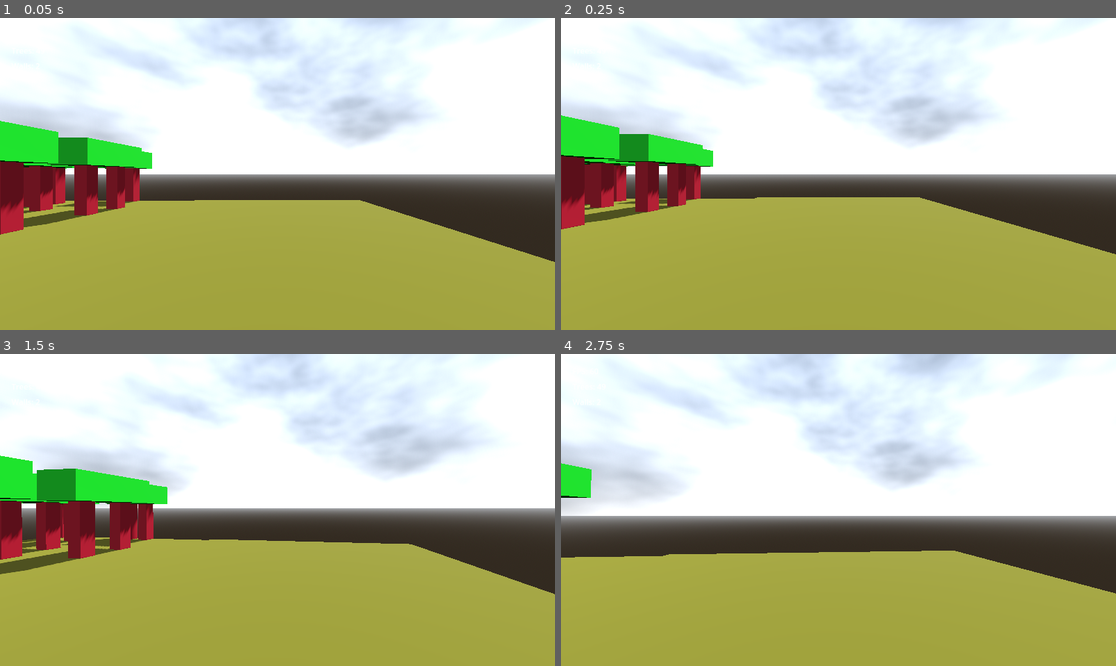
Above: before the commit, frames 1-4 (two rows, left to right).
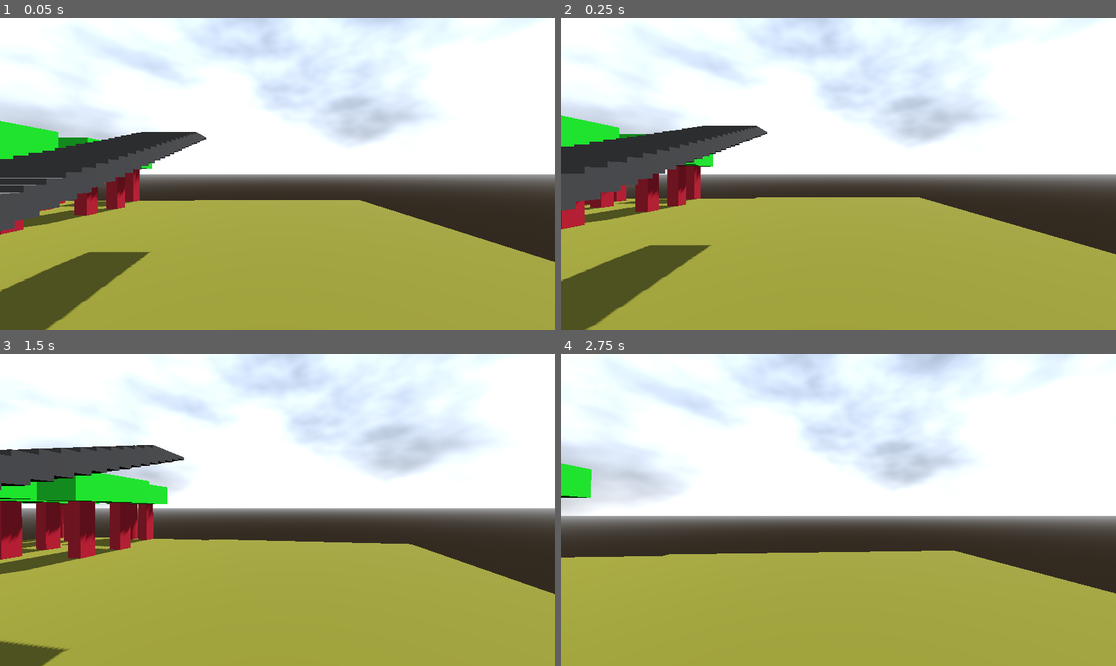
Above: after the commit, the same moments.

Repository: imekon/fps4
Game: Godot game, scene res://scenes/main.tscn
The game is run twice, just before and just after one commit, with the same random seed, the same clock (stepped at 60 frames per second) and the same inputs.
Inputs (mouse positions are in pixels of both pictures, inside the frame that each line leads up to):
- Up to frame 1 (0.05 s): no input
- Up to frame 2 (0.25 s): no input
- Up to frame 3 (1.5 s): move the mouse to (305, 510) at 0.52 s; hold Up (forward) from 0.53 s (still down); tap Space (jump) at 0.77 s; move the mouse to (249, 510) at 1.27 s
- Up to frame 4 (2.75 s): keep holding Up (forward); tap Space (jump) at 1.52 s; move the mouse to (849, 503) at 2.02 s

The runs differ from the first frame. In frame 1, 8.6% of the frame differs, in the area x 0-38%, y 36-100%; in frame 2, 8.1%; in frame 3, 3.5%; in frame 4, nothing differs.

Commit message:
added staircase

Diff:
--- /dev/null
+++ b/scenes/staircase.tscn
@@ -0,0 +1,6 @@
+[gd_scene load_steps=2 format=3 uid="uid://dljx8hy3fp8g8"]
+
+[ext_resource type="Script" path="res://scripts/staircase.gd" id="1_54n82"]
+
+[node name="staircase" type="Node3D"]
+script = ExtResource("1_54n82")
--- /dev/null
+++ b/scenes/staircase_step.tscn
@@ -0,0 +1,11 @@
+[gd_scene load_steps=2 format=3 uid="uid://bw1vgtpljpmmh"]
+
+[sub_resource type="StandardMaterial3D" id="StandardMaterial3D_0url1"]
+albedo_color = Color(0.233361, 0.233351, 0.239386, 1)
+
+[node name="step" type="Node3D"]
+
+[node name="CSGBox3D" type="CSGBox3D" parent="."]
+use_collision = true
+size = Vector3(2.5, 0.1, 1.4)
+material = SubResource("StandardMaterial3D_0url1")
--- a/scripts/main.gd
+++ b/scripts/main.gd
@@ -50,6 +50,12 @@
 	inst.position.z = 20
 	stage.add_child(inst)
 
+	var staircase = preload("res://scenes/staircase.tscn")
+	inst = staircase.instantiate()
+	inst.position.x = -5
+	inst.position.y = -0.4
+	stage.add_child(inst)
+
 func _process(_delta: float) -> void:
 	fps.text = "FPS: " + str(Engine.get_frames_per_second())
 	trees.text = "Trees: " + str(get_tree().get_node_count_in_group("tree"))
--- /dev/null
+++ b/scripts/staircase.gd
@@ -0,0 +1,13 @@
+extends Node3D
+
+static var step = preload("res://scenes/staircase_step.tscn")
+
+func _ready():
+	var inst = step.instantiate()
+	add_child(inst)
+
+	for n in 50:
+		inst = step.instantiate()
+		inst.position.z = inst.position.z - 0.3 - n * 0.3
+		inst.position.y = inst.position.y + 0.1 * n + 0.1
+		add_child(inst)
